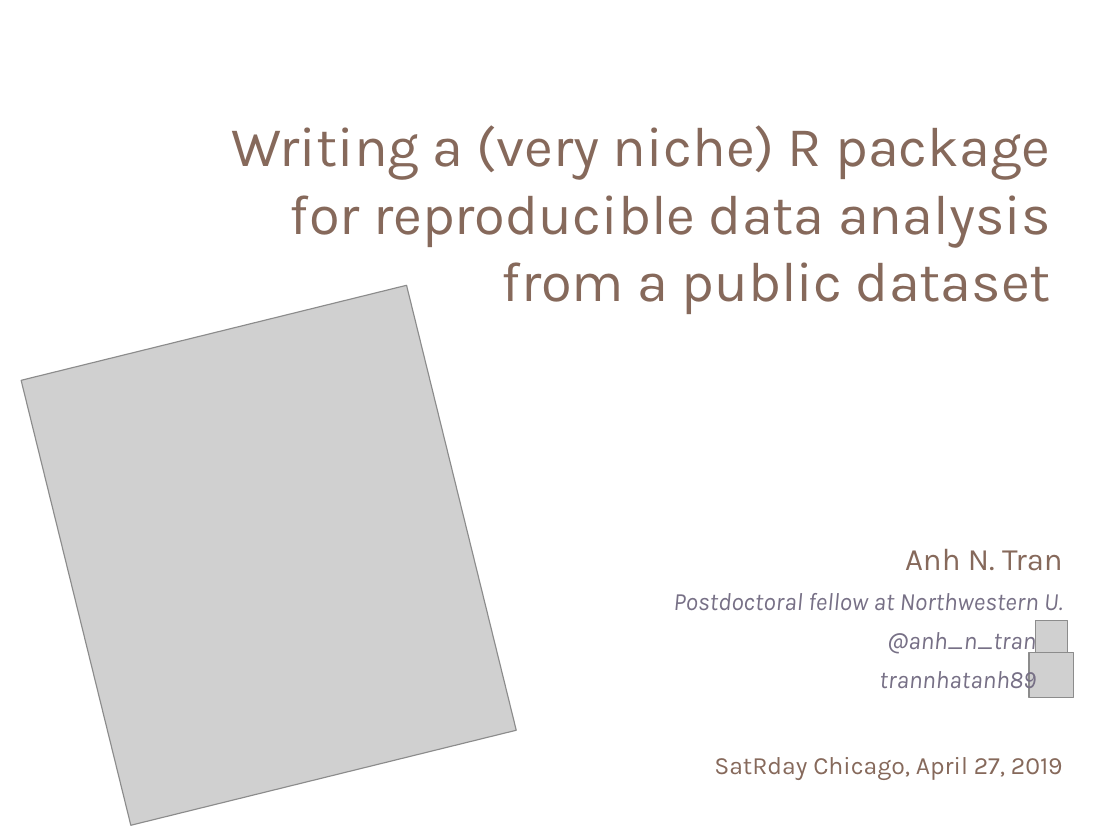
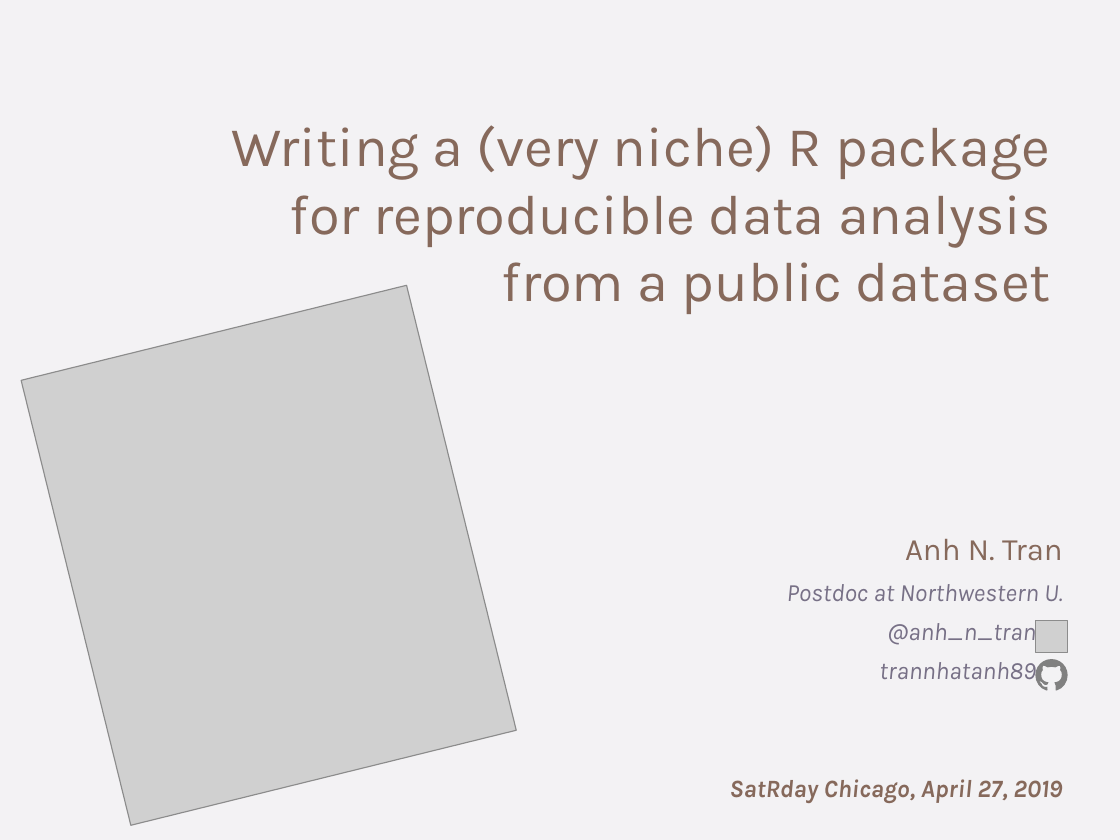
Before and after one commit to anhtr/slides, a slide deck: slide 1 of 2019-04-27_SatRday-Chicago/Writing_R_package_for_a_niche_EDA.pptx. Drawn at 1120x840 pixels with LibreOffice and Linux fonts; fonts in the diff are those of the drawing; grey boxes stand for pictures. Boxes give left, top, right and bottom in pixels: in the first picture for what was removed or moved away, otherwise in the second. Text is boxed around its words. In the diff, an @@ line names an element or a change of style, - is before the commit and + after.

```diff
--- a/2019-04-27_SatRday-Chicago/Writing_R_package_for_a_niche_EDA.pptx
+++ b/2019-04-27_SatRday-Chicago/Writing_R_package_for_a_niche_EDA.pptx
@@ background #FFFFFF to #F3F2F4 @@
@@ text "Anh N. Tran" moved from (x1=673, y1=549, x2=1063, y2=694) to (x1=787, y1=539, x2=1063, y2=679) @@
@@ text at (x1=787, y1=584, x2=1063, y2=601): text changed @@
-Postdoctoral fellow at Northwestern U.
+Postdoc at Northwestern U.
@@ picture removed at (x1=1029, y1=653, x2=1074, y2=698) @@
@@ freeform shape added at (x1=1035, y1=659, x2=1067, y2=690), fill #808080 @@
@@ text "SatRday Chicago, April 27, 2019" moved from (x1=714, y1=757, x2=1063, y2=780) to (x1=729, y1=779, x2=1062, y2=803) @@
@@ text "SatRday Chicago, April 27, 2019" at (x1=729, y1=779, x2=1062, y2=803): bold on, italic on @@
```
Also in this commit, not shown: 3 other slides changed, 4 slides added, 3 slides removed.
